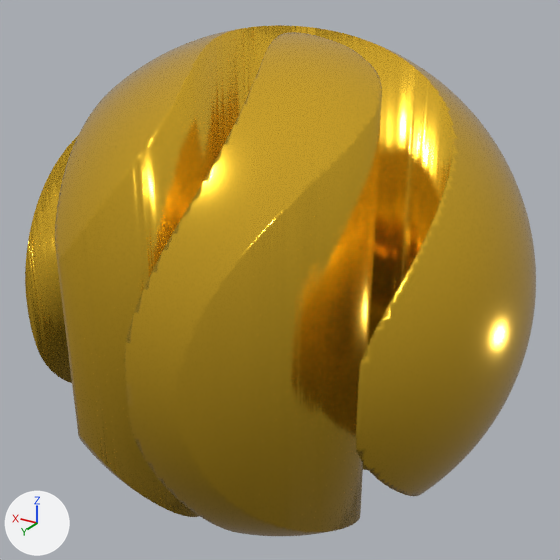
What one commit did to the glTF model assets/3d/sinhala_kw_globe_exact.glb.
The view is the same before and after, from a camera (50 mm lens) standing at (-1.513, 2.525, 1.266) and looking at (0.002, 0.0, 0.003). The lights are fixed; the arrows at lower left show +X, +Y and +Z. The picture after the commit comes second. Vertices at exactly the same position are counted once.

Objects in the first picture: 'SinhalaKW_3D_Globe'.
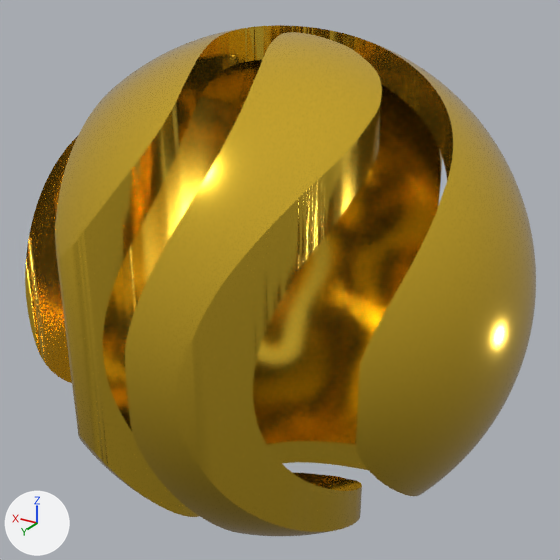
Pixel boxes [x1, y1, x2, y2] of what changed, in the pictures (560 x 560 px):
'SinhalaKW_3D_Globe', recoloured, surface changed, reshaped: [25, 25, 536, 536] in both
part 1 of me_sphere, added: after [51, 25, 453, 532]

Diff of the bpy script that builds the scene:
```diff
--- a/assets/3d/sinhala_kw_globe_exact.glb.py
+++ b/assets/3d/sinhala_kw_globe_exact.glb.py
@@ mat_gold_kw_luxury @@
 mat_gold_kw_luxury = principled_material('Gold_KW_Luxury')
-mat_gold_kw_luxury.base_color = (1.0, 0.6, 0.04)  # yellow #ffcb38
+mat_gold_kw_luxury.base_color = (1.0, 0.65, 0.05)  # yellow #ffd33f
 mat_gold_kw_luxury.metallic = 0.92
-mat_gold_kw_luxury.roughness = 0.16
+mat_gold_kw_luxury.roughness = 0.14
@@ me_sphere @@
 # used by ob_sinhalakw_3d_globe; location = (0.0, 0.0, 0.0)
-me_sphere.from_pydata(...)  # 21969 vertices, 43926 faces; spans x -1.0..1.0, y -1.0..1.0, z -0.99..0.99
+me_sphere.from_pydata(...)  # 43186 vertices, 86826 faces; spans x -1.0..1.0, y -1.0..1.0, z -0.99..0.99
+# me_sphere part 1: 21217 vertices added at x -0.88..0.88, y -0.88..0.87, z -0.87..0.87
 me_sphere.materials.append(mat_gold_kw_luxury)
```
